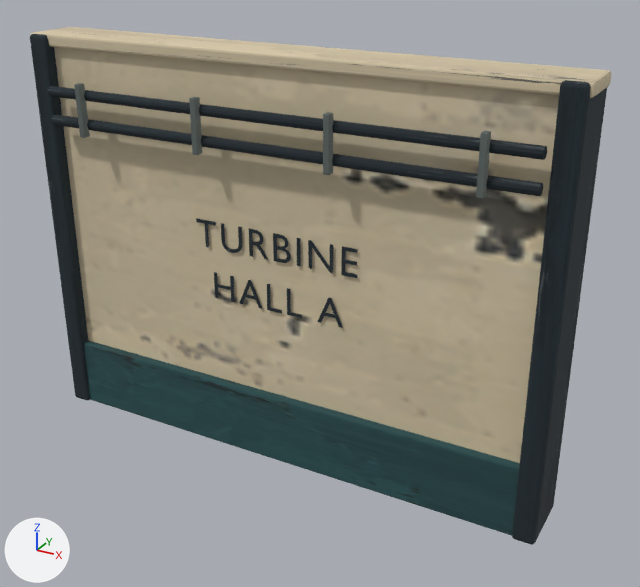
Renders of the glTF model shutdown-kit/assets/v4/models/bulkhead-wall.glb from each side of a commit.
Both versions are drawn from a 50 mm camera at (3.05, -5.07, 3.9) aimed at (0.25, 0.03, 1.36). Every picture has the same lights, and +X, +Y and +Z are marked at lower left. The picture after the commit comes second. Where no turn or scale is listed for an object, it has been applied to the vertices. Vertices at exactly the same position are counted once.

The scene before the commit, as lines of its bpy script (objects in view):
```python
me_cube_105 = bpy.data.meshes.new('Cube.105')
me_cube_105.from_pydata(...)  # 112 vertices, 216 faces; spans x -2.04..2.04, y -0.21..0.21, z -1.5..1.54
me_cube_105.materials.append(mat_ivory)  # picture img_painted_enamel_atlas
me_cube_106 = bpy.data.meshes.new('Cube.106')
me_cube_106.from_pydata(...)  # 56 vertices, 108 faces; spans x -2.0..2.0, y -0.04..0.04, z -0.28..0.28
me_cube_106.materials.append(mat_petrol)  # picture img_painted_enamel_atlas
me_cube_108 = bpy.data.meshes.new('Cube.108')
me_cube_108.from_pydata(...)  # 972 vertices, 1900 faces; spans x -0.08..3.96, y -0.31..0.25, z -1.52..1.52
me_cube_108.materials.append(mat_steel)  # picture img_painted_enamel_atlas
me_cube_110 = bpy.data.meshes.new('Cube.110')
me_cube_110.from_pydata(...)  # 224 vertices, 432 faces; spans x -0.02..3.02, y -0.03..0.03, z -0.19..0.19
me_cube_110.materials.append(mat_hardware)  # grey #6f7976
ob_bulkhead_wall__bulkhead_wall__hardware = bpy.data.objects.new('bulkhead-wall__bulkhead-wall__hardware', me_cube_110)
ob_bulkhead_wall__bulkhead_wall__hardware.location = (-1.5, -0.32, 2.55)
ob_bulkhead_wall__bulkhead_wall__ivory = bpy.data.objects.new('bulkhead-wall__bulkhead-wall__ivory', me_cube_105)
ob_bulkhead_wall__bulkhead_wall__ivory.location = (0.0, 0.0, 1.5)
ob_bulkhead_wall__bulkhead_wall__petrol = bpy.data.objects.new('bulkhead-wall__bulkhead-wall__petrol', me_cube_106)
ob_bulkhead_wall__bulkhead_wall__petrol.location = (0.0, -0.18, 0.28)
ob_bulkhead_wall__bulkhead_wall__steel = bpy.data.objects.new('bulkhead-wall__bulkhead-wall__steel', me_cube_108)
ob_bulkhead_wall__bulkhead_wall__steel.parent = ob_bulkhead_wall
ob_bulkhead_wall__bulkhead_wall__steel.location = (-1.94, 0.0, 1.52)
```
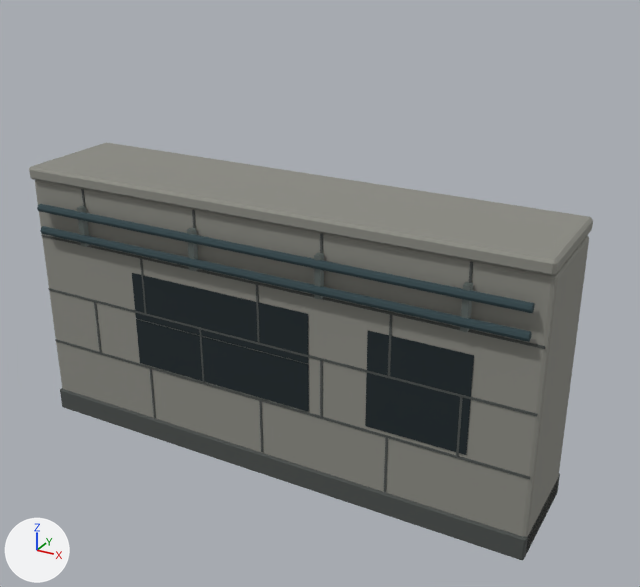
Patch to the scene script:
```diff
--- a/shutdown-kit/assets/v4/models/bulkhead-wall.glb.py
+++ b/shutdown-kit/assets/v4/models/bulkhead-wall.glb.py
@@ me_cube_108 @@
 # used by ob_bulkhead_wall__bulkhead_wall__steel; parent = ob_bulkhead_wall; location = (-1.94, 0.0, 1.52)
-me_cube_108.from_pydata(...)  # 972 vertices, 1900 faces; spans x -0.08..3.96, y -0.31..0.25, z -1.52..1.52
+me_cube_108.from_pydata(...)  # 224 vertices, 440 faces; spans x -0.03..0.03, y -0.03..0.21, z -1.9..1.9
+# me_cube_108 part 1: 716 vertices removed from x 1.29..2.59, y -0.18, z -0.28..0.31
+# me_cube_108 part 2: 256 vertices removed from x -0.08..3.96, y -0.31..0.25, z -1.52..1.52; 224 vertices added at x -0.03..0.03, y -0.03..0.21, z -1.9..1.9
 me_cube_108.materials.append(mat_steel)
@@ me_decal_turbine @@
+me_decal_turbine.from_pydata([(-1.1, -0.41, 1.03), (0.4, -0.41, 1.03), (0.4, -0.41, 1.41), (-1.1, -0.41, 1.41), (-1.1, -0.41, 0.65), (0.4, -0.41, 0.65), (0.4, -0.41, 1.03), (-1.1, -0.41, 1.03), (0.84, -0.41, 0.67), (1.56, -0.41, 0.67), (1.56, -0.41, 1.39), (0.84, -0.41, 1.39)], [], [(0, 1, 2), (0, 2, 3), (4, 5, 6), (4, 6, 7), (8, 9, 10), (8, 10, 11)])
+me_decal_turbine.materials.append(mat_decal_indigo)  # black #142227
@@ ob_bulkhead_wall__bulkhead_wall__hardware @@
 ob_bulkhead_wall__bulkhead_wall__hardware = bpy.data.objects.new('bulkhead-wall__bulkhead-wall__hardware', me_cube_110)
-ob_bulkhead_wall__bulkhead_wall__hardware.location = (-1.5, -0.32, 2.55)
+ob_bulkhead_wall__bulkhead_wall__hardware.location = (-1.5, -0.436, 1.71)
@@ ob_bulkhead_wall__bulkhead_wall__ivory @@
-ob_bulkhead_wall__bulkhead_wall__ivory = bpy.data.objects.new('bulkhead-wall__bulkhead-wall__ivory', me_cube_105)
@@ ob_bulkhead_wall__bulkhead_wall__petrol @@
-ob_bulkhead_wall__bulkhead_wall__petrol = bpy.data.objects.new('bulkhead-wall__bulkhead-wall__petrol', me_cube_106)
@@ ob_bulkhead_wall__bulkhead_wall__steel @@
 ob_bulkhead_wall__bulkhead_wall__steel.parent = ob_bulkhead_wall
-ob_bulkhead_wall__bulkhead_wall__steel.location = (-1.94, 0.0, 1.52)
+ob_bulkhead_wall__bulkhead_wall__steel.location = (0.0, -0.456, 1.62)
+ob_bulkhead_wall__bulkhead_wall__steel.rotation_euler = (1.571, 0.0, 1.571)  # degrees (90, 0, 90)
@@ ob_bulkhead_wall__bulkhead_wall__decal_indigo @@
+ob_bulkhead_wall__bulkhead_wall__decal_indigo = bpy.data.objects.new('bulkhead-wall__bulkhead-wall__decal-indigo', me_decal_turbine)
+ob_bulkhead_wall__bulkhead_wall__decal_indigo.location = (0.0, 0.0, 0.0)
@@ ob_bulkhead_wall__bulkhead_wall__concrete_dark @@
+ob_bulkhead_wall__bulkhead_wall__concrete_dark = bpy.data.objects.new('bulkhead-wall__bulkhead-wall__concrete-dark', me_cube_113)  # 296 vertices, 452 faces; spans x -2.0..2.0, y -0.42..0.42, z -0.09..1.9; in mat_concrete_dark (dark grey #4b4f4d)
+ob_bulkhead_wall__bulkhead_wall__concrete_dark.location = (0.0, 0.0, 0.09)
@@ ob_bulkhead_wall__bulkhead_wall__concrete @@
+ob_bulkhead_wall__bulkhead_wall__concrete = bpy.data.objects.new('bulkhead-wall__bulkhead-wall__concrete', me_cube_111)  # 80 vertices, 152 faces; spans x -2.0..2.0, y -0.44..0.44, z -1.0..1.1; in mat_concrete (grey #8b8b84)
+ob_bulkhead_wall__bulkhead_wall__concrete.location = (0.0, 0.0, 1.0)
```

What differs and where, as boxes (x1, y1, x2, y2) in the pictures (640 x 587 px; the box of a moved part takes in the faces that stretch with it):
'bulkhead-wall__bulkhead-wall__ivory', deleted
    before: (31, 27, 611, 463)
'bulkhead-wall__bulkhead-wall__concrete', added
    after: (29, 142, 593, 550)
'bulkhead-wall__bulkhead-wall__steel', reshaped, moved, turned
    before: (30, 34, 607, 545)
    after: (37, 204, 535, 342)
'bulkhead-wall__bulkhead-wall__petrol', deleted
    before: (84, 340, 520, 536)
'bulkhead-wall__bulkhead-wall__decal-indigo', added (black)
    after: (132, 273, 474, 455)
'bulkhead-wall__bulkhead-wall__concrete-dark', added
    after: (41, 189, 560, 560)
'bulkhead-wall__bulkhead-wall__hardware', moved
    before: (74, 83, 491, 199)
    after: (77, 206, 473, 332)
part 1 of me_cube_108, deleted
    before: (196, 219, 358, 328)
part 2 of me_cube_108, moved or reshaped
    before: (30, 34, 607, 545)
    after: (37, 204, 535, 342)
